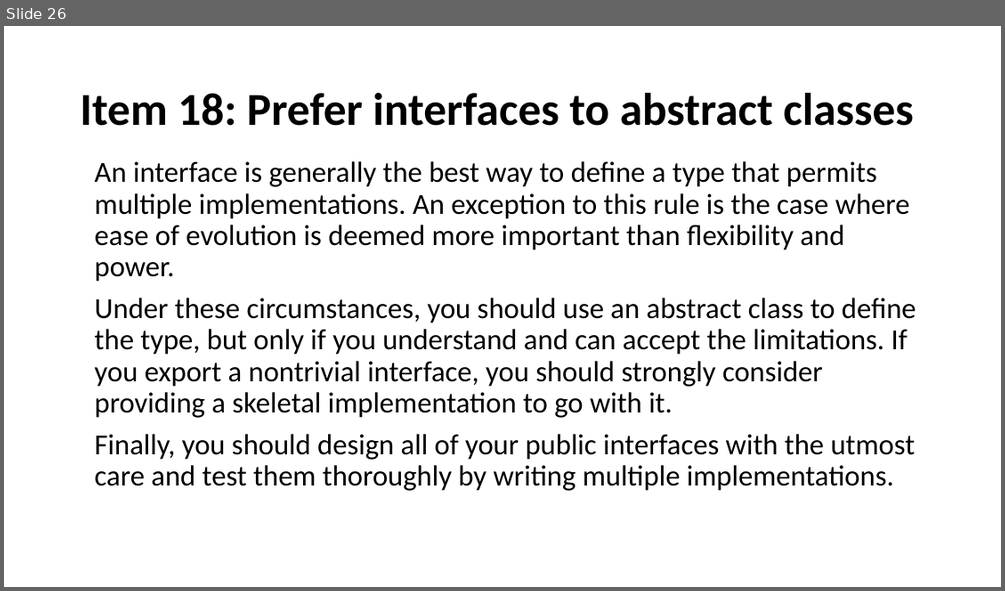
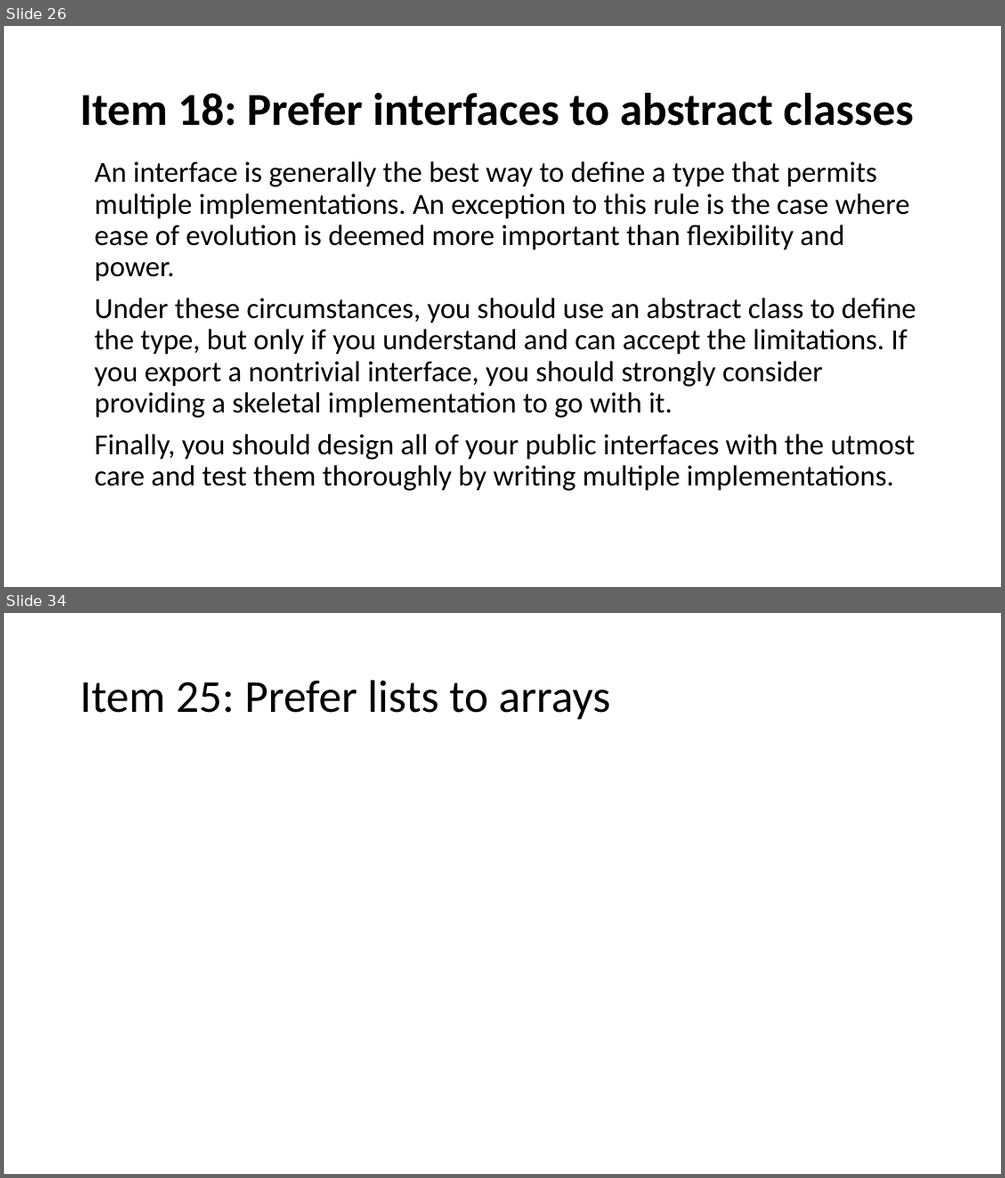
Before and after one commit to javamaster-llc/effective-java-examples-master, a slide deck: Study of Effective Java™.pptx. Shown one above the other, each under a label of ours: slide 26 before the commit, slides 26 and 34 after it; the slides between them are not shown. The pictures are 1005x591 and 1005x1178 pixels, drawn with LibreOffice and Linux fonts; fonts in the diff are those of the drawing. Boxes give left, top, right and bottom in pixels: in the first picture for what was removed or moved away, otherwise in the second. Text is boxed around its words. In the diff, an @@ line names an element or a change of style, - is before the commit and + after.

```diff
--- a/Study of Effective Java™.pptx
+++ b/Study of Effective Java™.pptx
@@ slide 34 added at <box>4,613,1001,1174</box>, background #FFFFFF @@
@@ title added at <box>80,680,611,720</box>, 44 pt, text #000000 @@
+Item 25: Prefer lists to arrays
```
Also in this commit, not shown: 2 slides changed, 24 other slides added.
